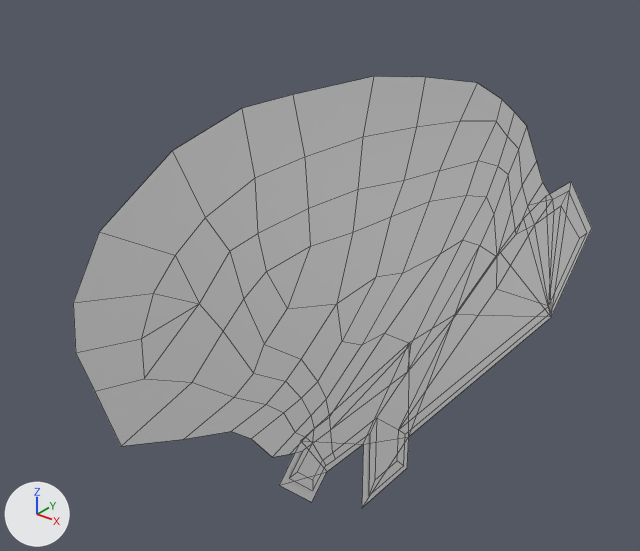
Two versions of the OBJ model Rumble Warriors/Art/Models/SM_Logo_01.obj, one commit apart.
Before and after are seen from a 50 mm lens placed at (17.3, -28.2, 15.7), pointed at (-2.0, -4.0, 0.8). The axes (+X, +Y, +Z) are drawn at lower left. The lights are the same throughout. Mesh edges are drawn as thin lines. Where no turn or scale is listed for an object, it has been applied to the vertices.

Objects in the first picture: 'SM_Logo_01'.
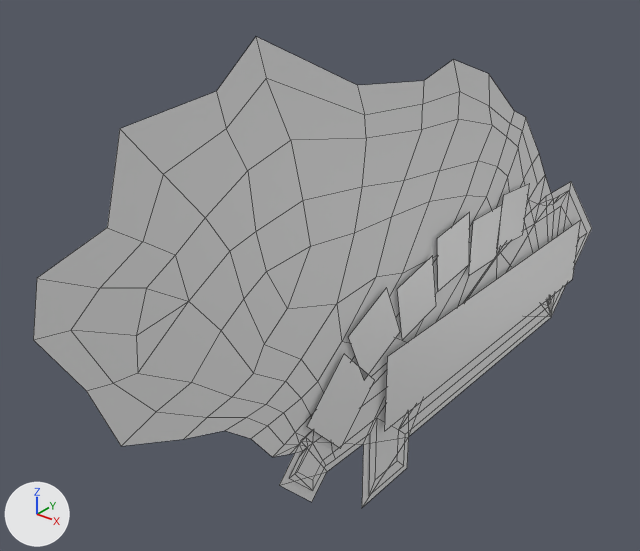
Scene script edits in JSON lines:
```json
{"op": "add", "block": "mat_logotext", "code": ["mat_logotext = principled_material('LogoText')", "mat_logotext.base_color = (0.8, 0.8, 0.8)  # white #e7e7e7", "mat_logotext.roughness = 0.4"]}
{"block": "me_sm_logo_01", "where": "# used by ob_sm_logo_01; location = (0.0, 0.0, 0.0)"}
{"op": "remove", "block": "me_sm_logo_01", "code": "me_sm_logo_01.from_pydata(...)  # 133 vertices, 123 faces; spans x 1.0, y -17.3..16.0, z -8.4..9.4"}
{"op": "add", "block": "me_sm_logo_01", "code": "me_sm_logo_01.from_pydata(...)  # 189 vertices, 164 faces; spans x 1.0..1.3, y -18.4..16.0, z -8.4..11.2"}
{"block": "me_sm_logo_01", "change": "me_sm_logo_01 part 1"}
{"block": "me_sm_logo_01", "change": "1 vertex is removed from x 1.0, y 8.8, z 1.7"}
{"block": "me_sm_logo_01", "change": "27 faces are deleted"}
{"block": "me_sm_logo_01", "change": "3 vertices in x 1.0, y 6.6..7.9, z 0.9..2.9 move by (0.0, 0.1, 0.3)"}
{"block": "me_sm_logo_01", "change": "3 vertices in x 1.0, y -15.3..-12.2, z -0.6..5.2 move by (0.0, -0.2, 0.2)"}
{"block": "me_sm_logo_01", "change": "3 vertices in x 1.0, y -10.7..8.4, z -0.4..5.5 move by (0.0, 0.0, 0.1)"}
{"block": "me_sm_logo_01", "change": "26 vertices move from x 1.0, y -17.3..6.5, z 0.6..9.4 to x 1.0, y -18.4..6.3, z 0.6..11.2"}
{"block": "me_sm_logo_01", "change": "57 vertices are added at x 1.0..1.3, y -17.3..13.4, z -5.0..10.0"}
{"block": "me_sm_logo_01", "change": "61 new faces join them, mat_background_material (white #e7e7e7)"}
{"block": "me_sm_logo_01", "change": "7 new faces join them, mat_logotext (white #e7e7e7)"}
{"op": "add", "block": "me_sm_logo_01", "code": "me_sm_logo_01.materials.append(mat_logotext)  # white #e7e7e7"}
```

Location of each change, [x1, y1, x2, y2] in pixels of the pictures (640 x 551 px):
```json
{"object": "SM_Logo_01", "change": "reshaped", "before": [73, 76, 592, 507], "after": [33, 37, 592, 507], "on screen": "8% wider, 9% taller"}
{"part": 1, "of": "me_sm_logo_01", "change": "built on", "before": [73, 76, 568, 491], "after": [33, 37, 581, 491]}
```
